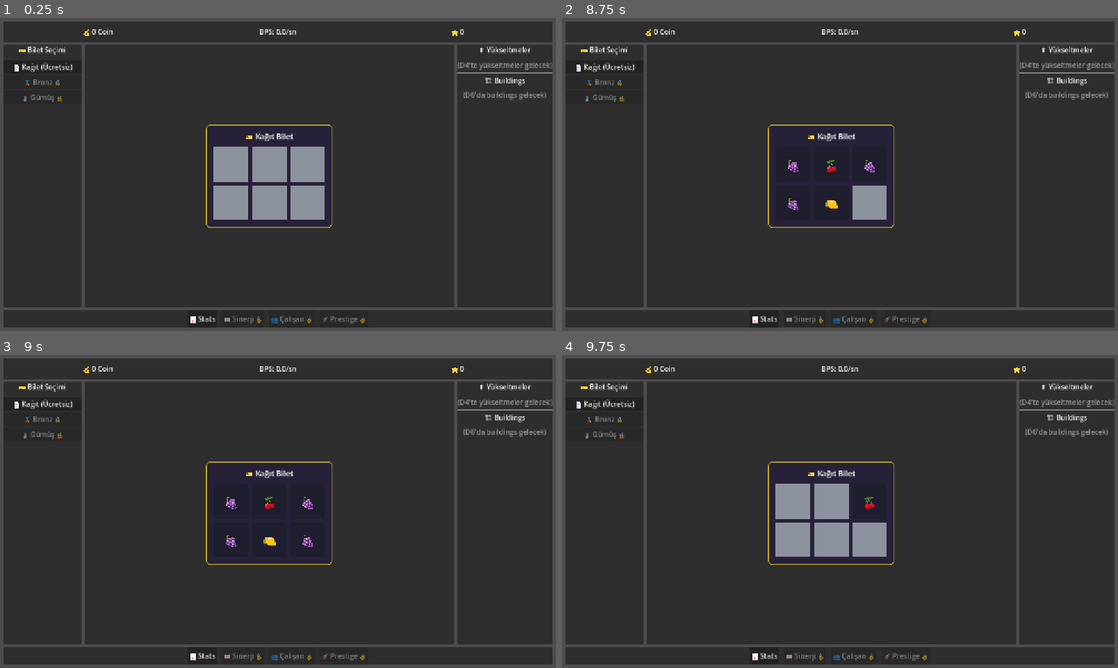
Above: before the commit, frames 1-4 (two rows, left to right).
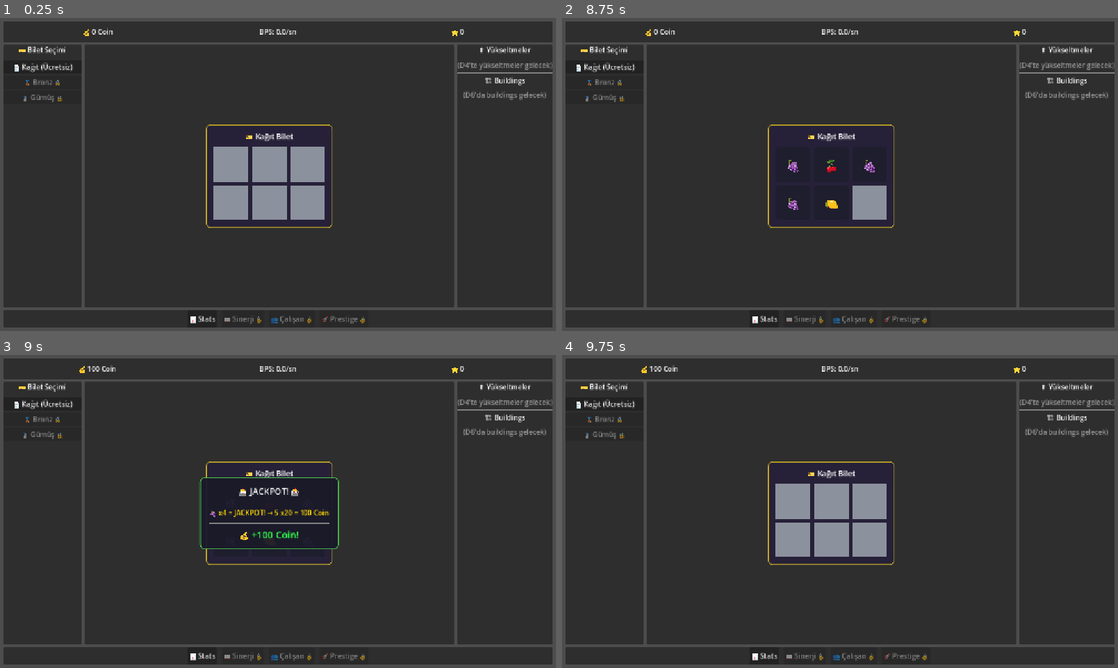
Above: after the commit, the same moments.

Repository: BYGGOLDENSTONE/scratch-and-rise
Game: Godot game, scene res://scenes/main/Main.tscn
Two runs of this game, one before a commit and one after it. Both use one fixed random seed, a clock stepped at 60 frames per second and the inputs below.
Inputs (mouse positions are in pixels of both pictures, inside the frame that each line leads up to):
- Up to frame 1 (0.25 s): no input
- Up to frame 2 (8.75 s): click "📄 Kağıt (Ücretsiz)" at 0.5 s; click "📊 Stats" at 1.25 s; click "📄 Kağıt (Ücretsiz)" at 2 s; click "📊 Stats" at 2.75 s; click "📄 Kağıt (Ücretsiz)" at 3.5 s; click "📊 Stats" at 4.25 s; tap Enter at 5, 6.5, 8 s; drag from (795, 165) to (895, 105) at 5.02 s; tap Space at 5.75, 7.25 s; drag from (828, 165) to (812, 237) at 5.77 s; move the mouse to (867, 165) at 6.52 s; click (867, 165) at 6.67 s; drag from (795, 202) to (673, 127) at 7.27 s; drag from (828, 202) to (867, 174) at 8.02 s
- Up to frame 3 (9 s): tap Space at 8.75 s; drag from (305, 539) to (194, 433) at 8.77 s
- Up to frame 4 (9.75 s): move the mouse to (867, 511) at 9.52 s; click (867, 511) at 9.67 s

Frames 1-2 are identical in both runs. In frame 3, 1.4% of the frame differs, in the area x 14-61%, y 3-62%; in frame 4, 0.8%.

Commit message:
[D3] Eşleşme & coin sistemi: 3+ eşleşme kuralı, sonuç popup
- MatchSystem: sembol sayma, 3+=eşleşme, 4+=jackpot, teselli ödülü
- 2 aynı sembol artık eşleşme sayılmaz (klasik kazı kazan kuralı)
- MatchResult popup: detaylı hesaplama gösterimi, tıkla/2.5sn ile kapat
- Main: bilet→eşleşme→coin→popup→yeni bilet döngüsü
- Coin üst barda canlı güncelleniyor

Co-Authored-By: Claude Opus 4.6 <noreply@anthropic.com>

Diff:
--- /dev/null
+++ b/scenes/ui/MatchResult.tscn
@@ -0,0 +1,52 @@
+[gd_scene load_steps=3 format=3]
+
+[ext_resource type="Script" path="res://scripts/ui/match_result.gd" id="1"]
+
+[sub_resource type="StyleBoxFlat" id="result_bg"]
+bg_color = Color(0.1, 0.1, 0.16, 0.95)
+border_width_left = 2
+border_width_top = 2
+border_width_right = 2
+border_width_bottom = 2
+border_color = Color(0.3, 0.8, 0.3, 1)
+corner_radius_top_left = 10
+corner_radius_top_right = 10
+corner_radius_bottom_right = 10
+corner_radius_bottom_left = 10
+
+[node name="MatchResult" type="PanelContainer"]
+script = ExtResource("1")
+custom_minimum_size = Vector2(320, 0)
+theme_override_styles/panel = SubResource("result_bg")
+
+[node name="Margin" type="MarginContainer" parent="."]
+layout_mode = 2
+theme_override_constants/margin_left = 20
+theme_override_constants/margin_top = 16
+theme_override_constants/margin_right = 20
+theme_override_constants/margin_bottom = 16
+
+[node name="VBox" type="VBoxContainer" parent="Margin"]
+layout_mode = 2
+theme_override_constants/separation = 10
+
+[node name="Title" type="Label" parent="Margin/VBox"]
+layout_mode = 2
+horizontal_alignment = 1
+theme_override_font_sizes/font_size = 20
+
+[node name="Sep" type="HSeparator" parent="Margin/VBox"]
+layout_mode = 2
+
+[node name="Details" type="VBoxContainer" parent="Margin/VBox"]
+layout_mode = 2
+theme_override_constants/separation = 4
+
+[node name="Sep2" type="HSeparator" parent="Margin/VBox"]
+layout_mode = 2
+
+[node name="TotalLabel" type="Label" parent="Margin/VBox"]
+layout_mode = 2
+horizontal_alignment = 1
+theme_override_font_sizes/font_size = 18
+theme_override_colors/font_color = Color(0.2, 1, 0.3, 1)
--- a/scripts/main.gd
+++ b/scripts/main.gd
@@ -1,9 +1,13 @@
 extends Node2D
 
-## Ana sahne: bilet oluşturma, UI güncelleme, oyun döngüsü koordinasyonu.
+## Ana sahne: bilet → kazıma → eşleşme → coin → yeni bilet döngüsü.
+
+const MS = preload("res://scripts/systems/match_system.gd")
 
 var _ticket_scene := preload("res://scenes/ticket/Ticket.tscn")
+var _result_scene := preload("res://scenes/ui/MatchResult.tscn")
 var _current_ticket: PanelContainer
+var _current_result: PanelContainer
 
 @onready var coin_label: Label = %CoinLabel
 @onready var bps_label: Label = %BPSLabel
@@ -21,9 +25,13 @@
 
 
 func _spawn_new_ticket() -> void:
+	# Eski bilet ve sonucu temizle
 	if _current_ticket:
 		_current_ticket.queue_free()
 		_current_ticket = null
+	if _current_result:
+		_current_result.queue_free()
+		_current_result = null
 
 	_current_ticket = _ticket_scene.instantiate()
 	ticket_container.add_child(_current_ticket)
@@ -32,10 +40,23 @@
 
 
 func _on_ticket_completed(symbols: Array) -> void:
-	# D3'te eşleşme kontrolü eklenecek
-	# Şimdilik: kısa bekleme + yeni bilet
-	print("[Main] Ticket done — symbols: ", symbols)
-	await get_tree().create_timer(0.8).timeout
+	# Eşleşme kontrolü
+	var result := MS.evaluate(symbols, GameState.current_ticket_type)
+
+	# Coin kazandır
+	GameState.add_coins(result["total"])
+	GameState.total_matches += 1 if not result["lines"][0]["type"] == "consolation" else 0
+
+	print("[Main] Match result: %d coin (jackpot=%s)" % [result["total"], result["is_jackpot"]])
+
+	# Sonuç popup'ı göster
+	_current_result = _result_scene.instantiate()
+	ticket_container.add_child(_current_result)
+	_current_result.setup(result)
+	_current_result.dismissed.connect(_on_result_dismissed)
+
+
+func _on_result_dismissed() -> void:
 	_spawn_new_ticket()
 
 
--- /dev/null
+++ b/scripts/systems/match_system.gd
@@ -0,0 +1,72 @@
+class_name MatchSystem
+
+## Eşleşme kontrolü ve ödül hesaplama.
+## Kurallar: 3 aynı=x5, 4+=x20, eşleşme yok=teselli (x0.2)
+
+const TD = preload("res://scripts/systems/ticket_data.gd")
+
+
+static func evaluate(symbols: Array, ticket_type: String) -> Dictionary:
+	var base_reward: int = TD.get_ticket(ticket_type)["base_reward"]
+	var counts := _count_symbols(symbols)
+	var matches := _find_matches(counts)
+	return _calc_reward(matches, counts, base_reward)
+
+
+static func _count_symbols(symbols: Array) -> Dictionary:
+	var counts := {}
+	for s in symbols:
+		counts[s] = counts.get(s, 0) + 1
+	return counts
+
+
+static func _find_matches(counts: Dictionary) -> Array:
+	var matches := []
+	for symbol in counts:
+		if counts[symbol] >= 3:
+			matches.append({"symbol": symbol, "count": counts[symbol]})
+	# En büyük eşleşme önce
+	matches.sort_custom(func(a, b): return a["count"] > b["count"])
+	return matches
+
+
+static func _calc_reward(matches: Array, counts: Dictionary, base_reward: int) -> Dictionary:
+	if matches.is_empty():
+		var consolation := maxi(1, int(base_reward * 0.2))
+		return {
+			"total": consolation,
+			"lines": [{"text": "Eşleşme yok — teselli: %d Coin" % consolation, "type": "consolation"}],
+			"is_jackpot": false,
+		}
+
+	var total := 0
+	var lines := []
+	var is_jackpot := false
+
+	for m in matches:
+		var symbol: String = m["symbol"]
+		var count: int = m["count"]
+		var emoji: String = TD.get_symbol_emoji(symbol)
+		var multiplier := 1
+		var label := ""
+
+		if count == 3:
+			multiplier = 5
+			label = "3x EŞLEŞME!"
+		elif count >= 4:
+			multiplier = 20
+			label = "JACKPOT!"
+			is_jackpot = true
+
+		var amount := base_reward * multiplier
+		total += amount
+		lines.append({
+			"text": "%s x%d = %s → %d x%d = %d Coin" % [emoji, count, label, base_reward, multiplier, amount],
+			"type": "jackpot" if count >= 4 else "match",
+		})
+
+	return {
+		"total": total,
+		"lines": lines,
+		"is_jackpot": is_jackpot,
+	}
--- /dev/null
+++ b/scripts/ui/match_result.gd
@@ -0,0 +1,55 @@
+extends PanelContainer
+
+## Eşleşme sonuç popup'ı. Detayları gösterir, tıkla veya süre ile kapanır.
+
+signal dismissed
+
+@onready var _title: Label = $Margin/VBox/Title
+@onready var _details: VBoxContainer = $Margin/VBox/Details
+@onready var _total_label: Label = $Margin/VBox/TotalLabel
+
+var _auto_close_time := 2.5
+
+
+func setup(result: Dictionary) -> void:
+	# Başlık
+	if result["is_jackpot"]:
+		_title.text = "🎰 JACKPOT! 🎰"
+	elif result["total"] > 0 and result["lines"][0]["type"] != "consolation":
+		_title.text = "✨ EŞLEŞME! ✨"
+	else:
+		_title.text = "😅 Şansız Bilet"
+
+	# Detay satırları
+	for child in _details.get_children():
+		child.queue_free()
+
+	for line in result["lines"]:
+		var lbl := Label.new()
+		lbl.text = line["text"]
+		lbl.horizontal_alignment = HORIZONTAL_ALIGNMENT_CENTER
+		if line["type"] == "jackpot":
+			lbl.add_theme_color_override("font_color", Color(1.0, 0.85, 0.0))
+			lbl.add_theme_font_size_override("font_size", 16)
+		elif line["type"] == "consolation":
+			lbl.add_theme_color_override("font_color", Color(0.7, 0.7, 0.7))
+		_details.add_child(lbl)
+
+	# Toplam
+	_total_label.text = "💰 +%s Coin!" % GameState.format_number(result["total"])
+	if result["is_jackpot"]:
+		_total_label.add_theme_font_size_override("font_size", 22)
+
+	# Otomatik kapanma
+	await get_tree().create_timer(_auto_close_time).timeout
+	_dismiss()
+
+
+func _gui_input(event: InputEvent) -> void:
+	if event is InputEventMouseButton and event.pressed:
+		_dismiss()
+
+
+func _dismiss() -> void:
+	dismissed.emit()
+	queue_free()
Not shown, changed: CLAUDE.md
Not shown, changed: docs/GDD.md
